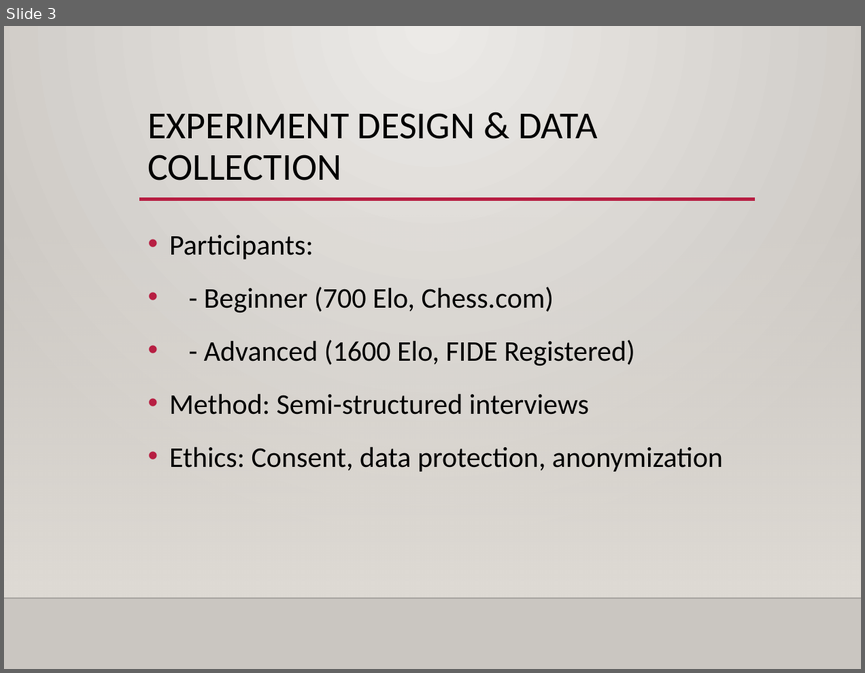
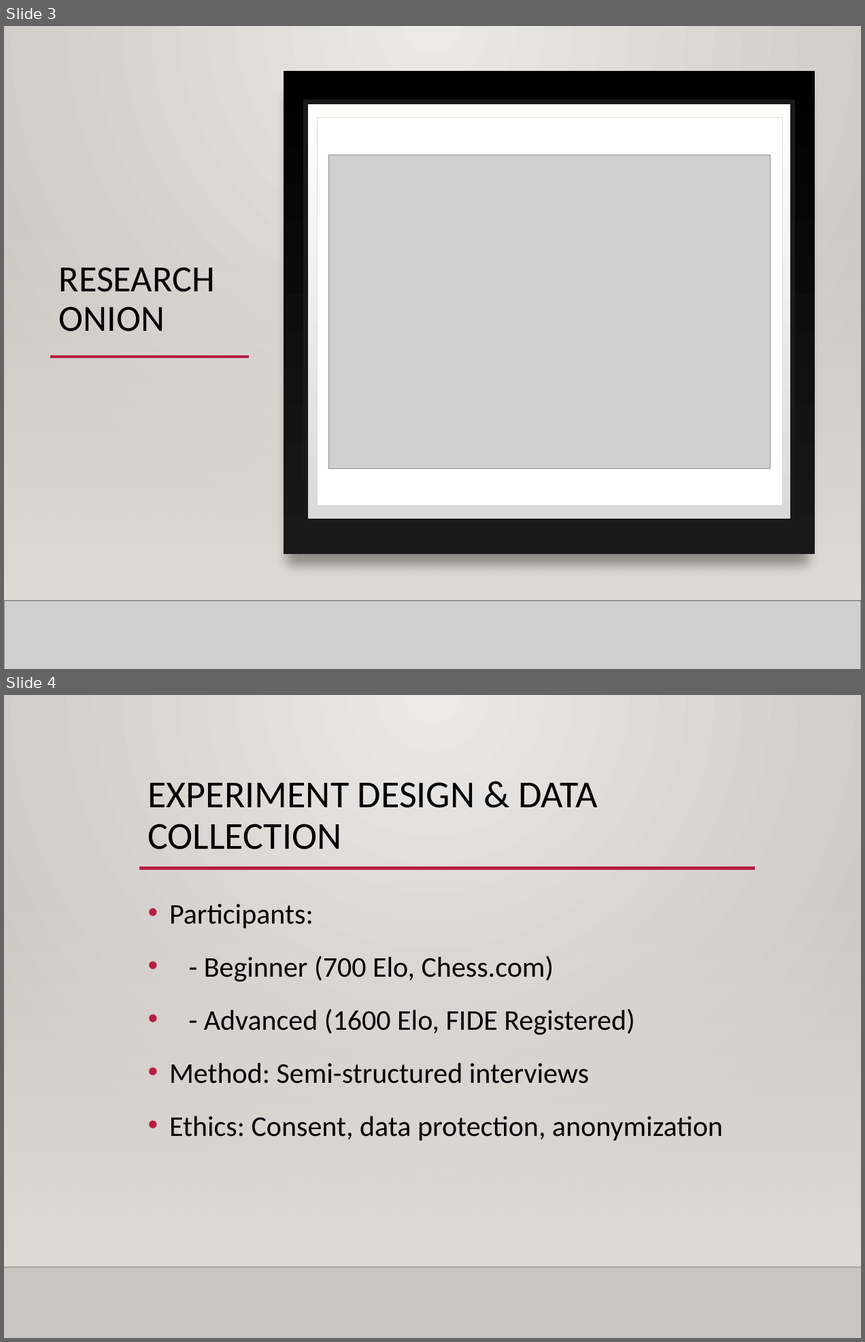
Before and after one commit to LeeLawliet/24_25_RD2, a slide deck: Oral_Review_Presentation_Lee_Xerri.pptx. Shown one above the other, each under a label of ours: slide 3 before the commit, slides 3 and 4 after it. The pictures are 865x673 and 865x1342 pixels, drawn with LibreOffice and Linux fonts; fonts in the diff are those of the drawing; grey boxes stand for pictures; background and template pictures are left out. Boxes give left, top, right and bottom in pixels: in the first picture for what was removed or moved away, otherwise in the second. Text is boxed around its words. In the diff, an @@ line names an element or a change of style, - is before the commit and + after.

```diff
--- a/Oral_Review_Presentation_Lee_Xerri.pptx
+++ b/Oral_Review_Presentation_Lee_Xerri.pptx
@@ slide 3 added at [4,26,861,669], background gradient #ECEAE7 to #CAC7C1; not listed: 3 template elements that a slide beside it also shows @@
@@ rectangle added at [4,26,861,669], fill gradient #ECEAE7 to #CAC7C1 @@
@@ rectangle added at [283,72,815,554], fill gradient #000001 to #191919 @@
@@ rectangle added at [306,102,792,520], fill gradient #DADADA to #FFFFFE, outline #191919 4 pt @@
@@ rectangle added at [317,118,782,505], fill #FFFFFF, outline #DFDBD5 0.5 pt @@
@@ picture added at [329,155,770,469] @@
@@ rectangle added at [4,215,861,600], fill gradient #DFDBD5 @@
@@ rectangle added at [4,215,861,600], fill gradient #DFDBD5 @@
@@ title added at [59,267,215,331], 31 pt, text #000000 @@
+RESEARCH ONION
@@ line added from (50, 356) to (249, 356), #B71E42 2.5 pt @@
@@ line added from (173, 356) to (781, 356), #B71E42 2.5 pt @@
@@ line added from (4, 600) to (861, 600), #000001 1 pt @@
@@ picture added at [4,600,861,669] @@
@@ line added from (4, 600) to (861, 600), #000001 1 pt @@
@@ what was slide 3 is now slide 4 @@
```
Also in this commit, not shown: 3 slides changed, 2 other slides added, 1 slide removed, 34 other files.
